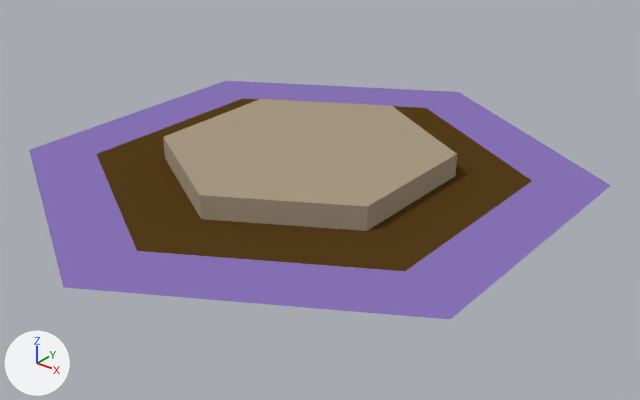
The Blender file automancy/models/tiles/files/small_storage.blend as it was, and as the next commit left it.
Both versions are drawn from a camera (50 mm lens) standing at (1.764, -2.134, 1.215) and looking at (0.075, -0.023, -0.094). The lights are fixed; the arrows at lower left show +X, +Y and +Z.

Names of what the first picture shows: '0-base', '1-top', '2-storage'.
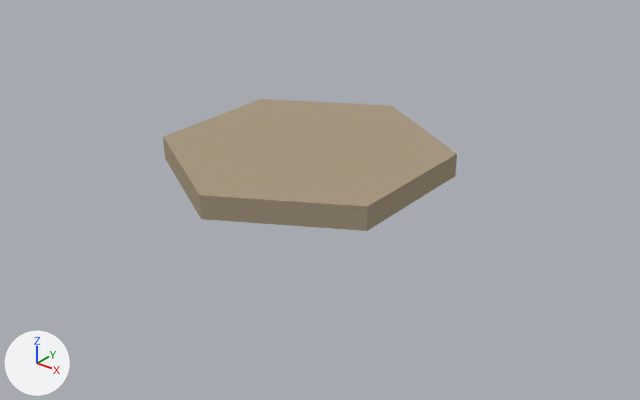
The edits, one by one:
Object '1-top' (ob_1_top) is deleted.
Object '0-base' (ob_0_base) is deleted.

Boxes [x1, y1, x2, y2] around the edits, measured in the pictures (640 x 400 px):
'0-base', deleted (purple): before [29, 81, 611, 319]
'1-top', deleted (brown): before [97, 99, 532, 271]
